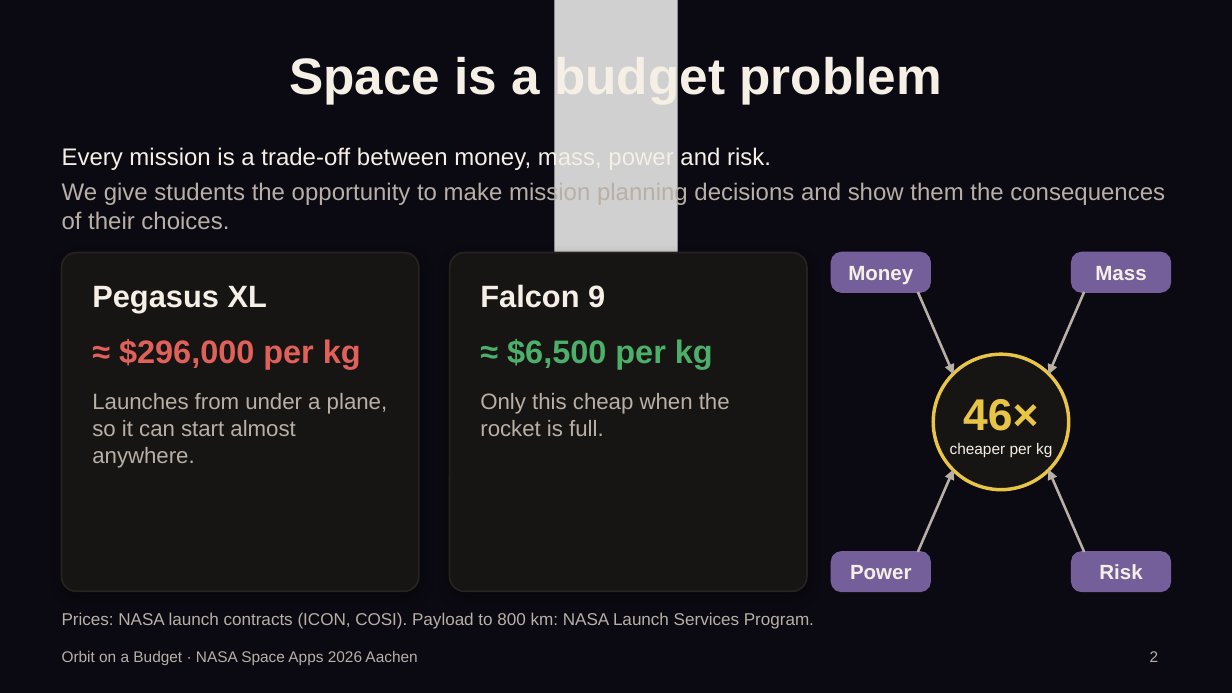
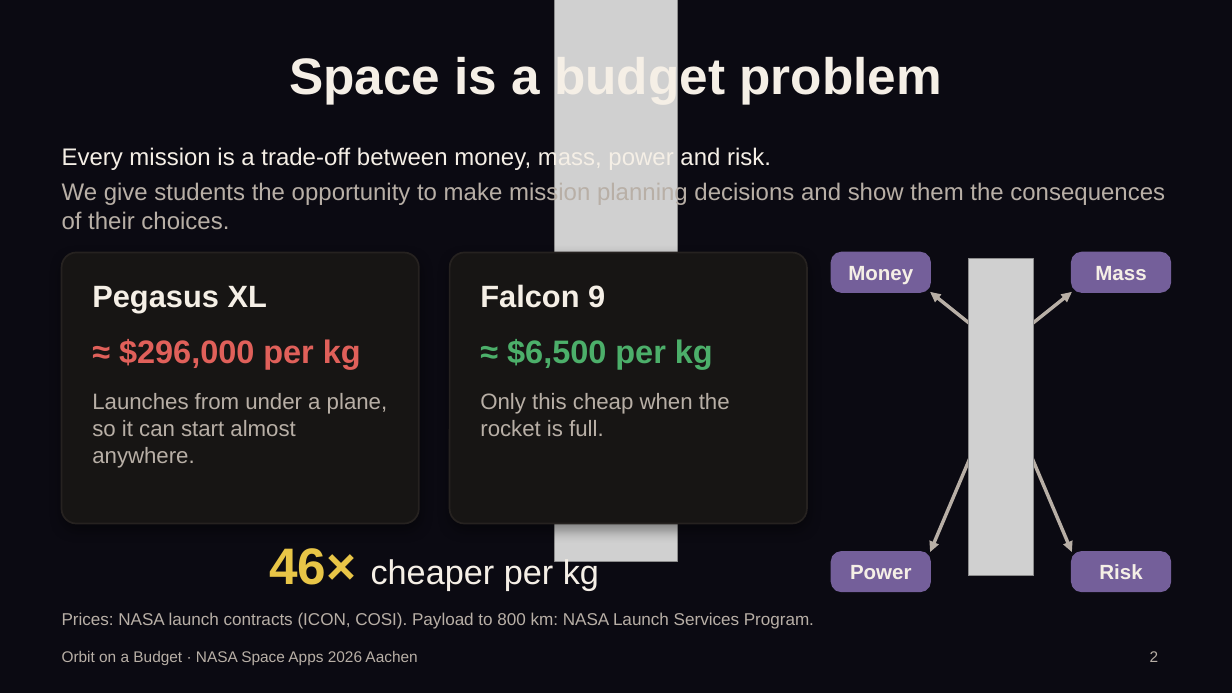
Before and after one commit to Falafel08/orbit-on-a-budget, a slide deck: slide 2 of docs/Orbit-on-a-Budget_Pitch_v1.pptx. Drawn at 1232x693 pixels with LibreOffice and Linux fonts; fonts in the diff are those of the drawing; grey boxes stand for pictures; background and template pictures are left out. Boxes give left, top, right and bottom in pixels: in the first picture for what was removed or moved away, otherwise in the second. Text is boxed around its words. In the diff, an @@ line names an element or a change of style, - is before the commit and + after.

```diff
--- a/docs/Orbit-on-a-Budget_Pitch_v1.pptx
+++ b/docs/Orbit-on-a-Budget_Pitch_v1.pptx
@@ rounded rectangle: place and size @@
-rounded rectangle at <box>62,253,419,591</box>
+rounded rectangle at <box>62,253,419,524</box>
@@ rounded rectangle at <box>62,253,419,524</box>: proportions changed @@
@@ rounded rectangle at <box>450,253,807,524</box>: proportions changed @@
@@ rounded rectangle: place and size @@
-rounded rectangle at <box>450,253,807,591</box>
+rounded rectangle at <box>450,253,807,524</box>
@@ picture added at <box>968,259,1034,575</box> @@
@@ arrow moved from (918, 292) - (954, 375) to (930, 292) - (992, 341) @@
@@ arrow (930, 292) - (992, 341): stroke #B8AFA6 1.5 pt to #B8AFA6 2 pt; arrowheads changed @@
@@ arrow moved from (1084, 292) - (1048, 375) to (1010, 341) - (1072, 292) @@
@@ arrow (1010, 341) - (1072, 292): stroke #B8AFA6 1.5 pt to #B8AFA6 2 pt @@
@@ ellipse removed at <box>934,355,1069,490</box> @@
@@ arrow moved from (918, 552) - (954, 469) to (930, 552) - (992, 407) @@
@@ arrow (930, 552) - (992, 407): stroke #B8AFA6 1.5 pt to #B8AFA6 2 pt; arrowheads changed @@
@@ arrow moved from (1084, 552) - (1048, 469) to (1010, 407) - (1072, 552) @@
@@ arrow (1010, 407) - (1072, 552): stroke #B8AFA6 1.5 pt to #B8AFA6 2 pt @@
@@ text at <box>269,548,599,590</box>: text changed; size 9 to 20 pt @@
-46×
-cheaper per kg
+46× cheaper per kg
```
